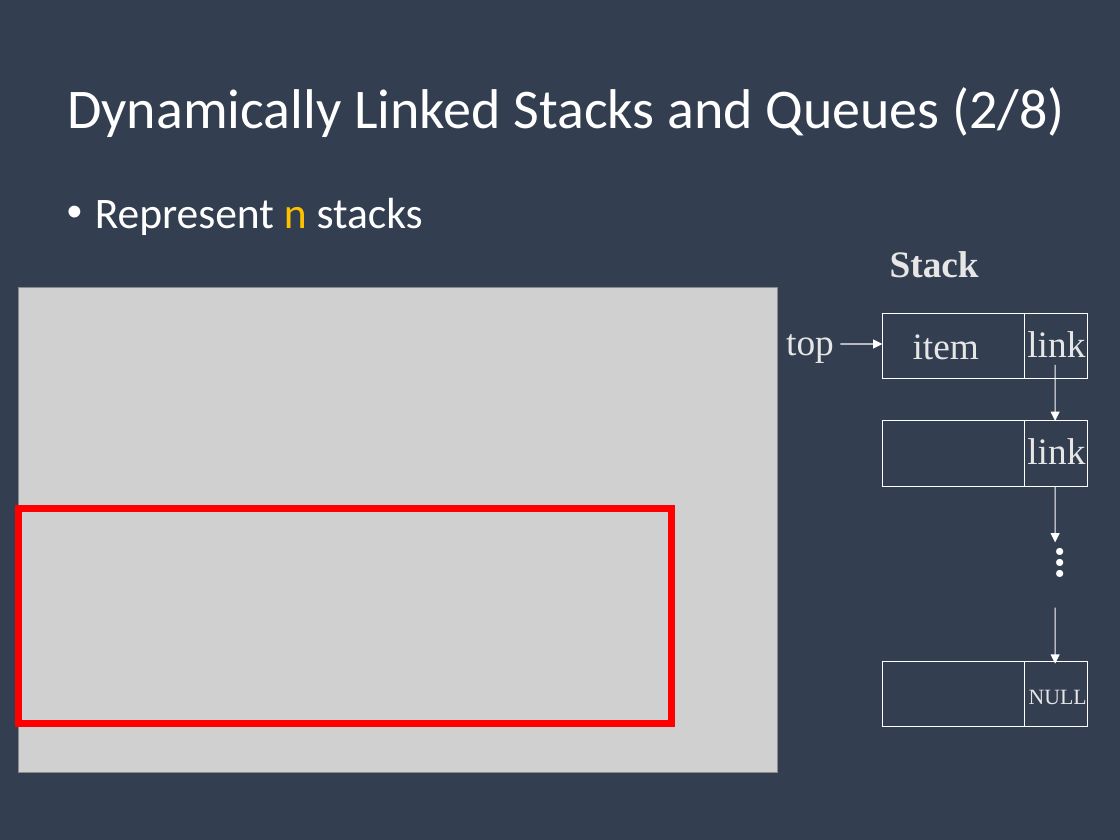
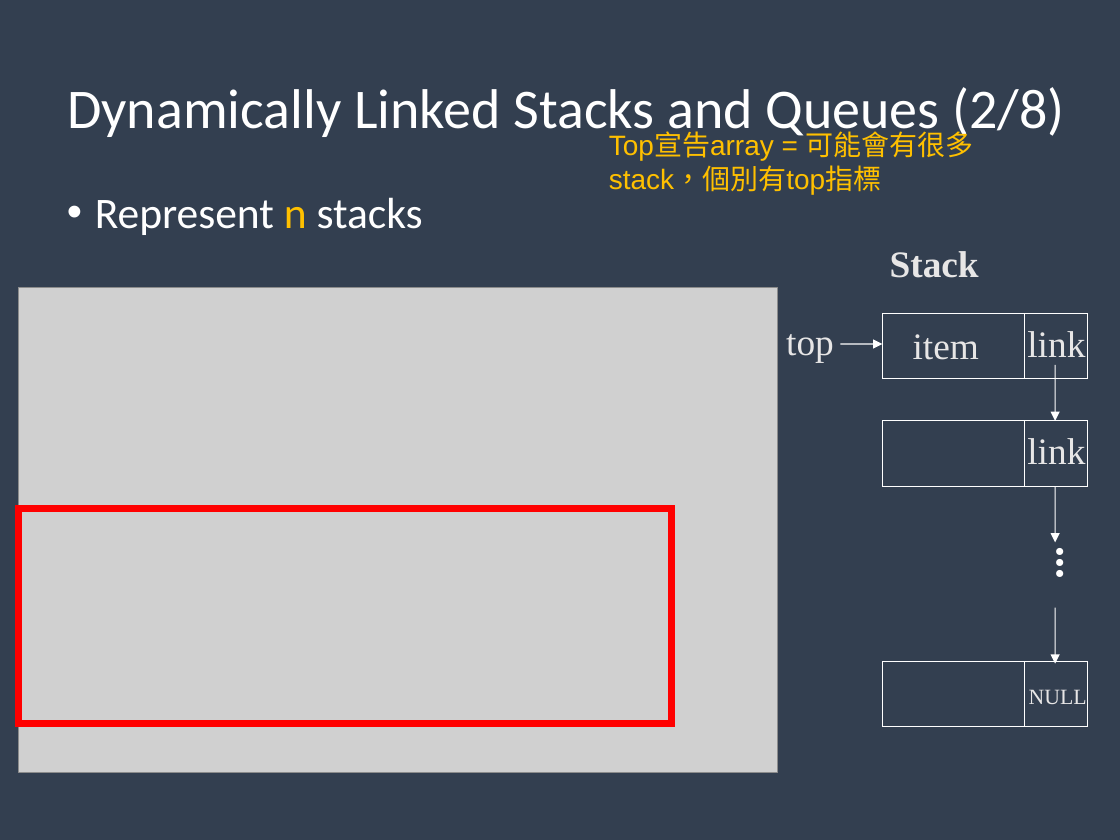
Before and after one commit to weberlu88/2020-NCU-CS-DataStructure, a slide deck: slide 3 of PPT/CH4-2_2020.ppt. Drawn at 1120x840 pixels with LibreOffice and Linux fonts; fonts in the diff are those of the drawing; grey boxes stand for pictures. Boxes give left, top, right and bottom in pixels: in the first picture for what was removed or moved away, otherwise in the second. Text is boxed around its words. In the diff, an @@ line names an element or a change of style, - is before the commit and + after.

```diff
--- a/PPT/CH4-2_2020.ppt
+++ b/PPT/CH4-2_2020.ppt
@@ text added at [609,127,974,194], 18 pt, text #FFC000 @@
+Top宣告array = 可能會有很多stack，個別有top指標
```
Also in this commit, not shown: 3 other slides changed, 2 other files.
